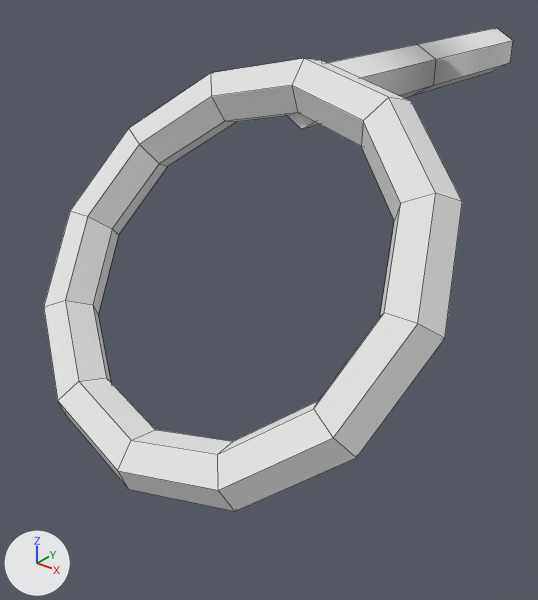
What one commit did to the OBJ model Assets/meshs/MK68_pin.obj.
Both versions are drawn from a camera (50 mm lens) standing at (0.519, -0.933, 1.308) and looking at (-0.033, -0.243, 0.88). Every picture has the same lights, and +X, +Y and +Z are marked at lower left. Mesh edges are drawn as thin lines. Where no turn or scale is listed for an object, it has been applied to the vertices.

In view in the first picture: 'Plane.005_Plane.010'.
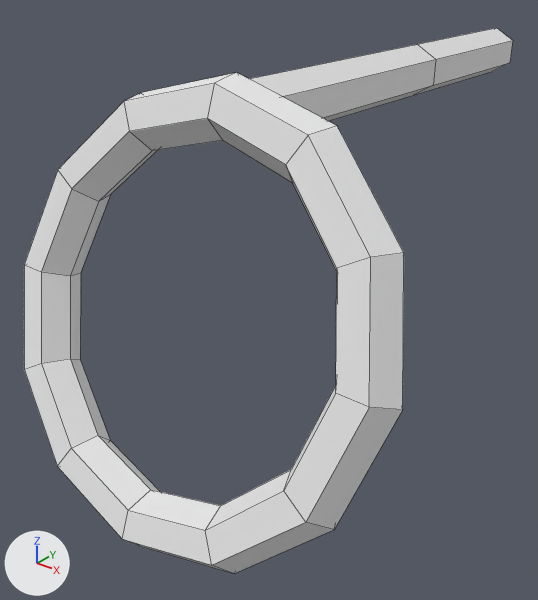
Changed parts and their boxes (x1, y1, x2, y2) in the pictures (538 x 600 px; the box of a moved part takes in the faces that stretch with it):
'Plane.005_Plane.010', reshaped (13% taller)
    before: (44, 28, 513, 511)
    after: (24, 28, 513, 573)
part 1 of me_plane_005_plane_010, moved or reshaped
    before: (44, 58, 462, 511)
    after: (24, 73, 404, 573)
part 2 of me_plane_005_plane_010, moved or reshaped
    before: (286, 44, 436, 129)
    after: (250, 44, 436, 121)

The change, as a list of edits to the scene's bpy script:
```text
Change me_plane_005_plane_010:
    used by ob_plane_005_plane_010; location = (0.0, 0.0, 0.0)
    remove me_plane_005_plane_010.from_pydata(...)  # 90 vertices, 87 faces; spans x -0.231..0.279, y -0.558..0.256, z 0.788..1.191
    add me_plane_005_plane_010.from_pydata(...)  # 90 vertices, 86 faces; spans x -0.231..0.279, y -0.562..0.256, z 0.712..1.19
    me_plane_005_plane_010 part 1: the loose piece of 72 vertices spanning x -0.231..0.279, y -0.558..-0.21, z 0.788..1.191 is turned 19.6 degrees about the x axis through its middle, then moved by (0.0, -0.069, -0.039)
    me_plane_005_plane_010 part 2
    6 vertices are removed from x -0.005..0.053, y -0.256, z 1.115..1.181
    8 faces are deleted
    6 new vertices lie (0.0, -0.359, 0.0) away from vertices in x -0.005..0.053, y 0.0, z 1.115..1.181
    7 new faces join them
```
